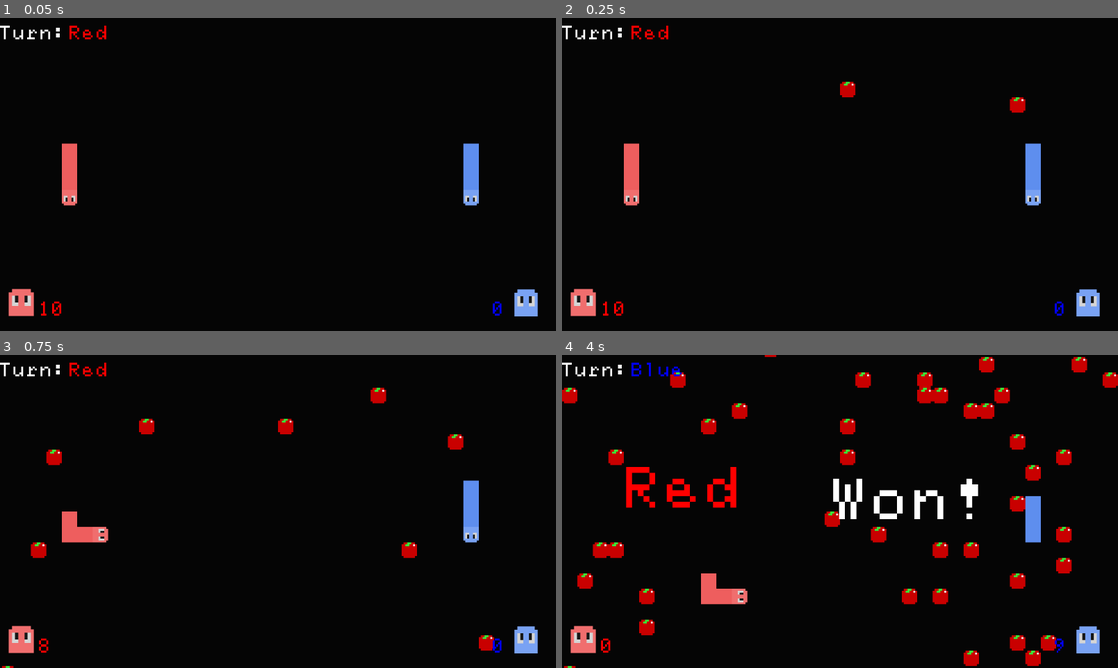
Above: before the commit, frames 1-4 (two rows, left to right).
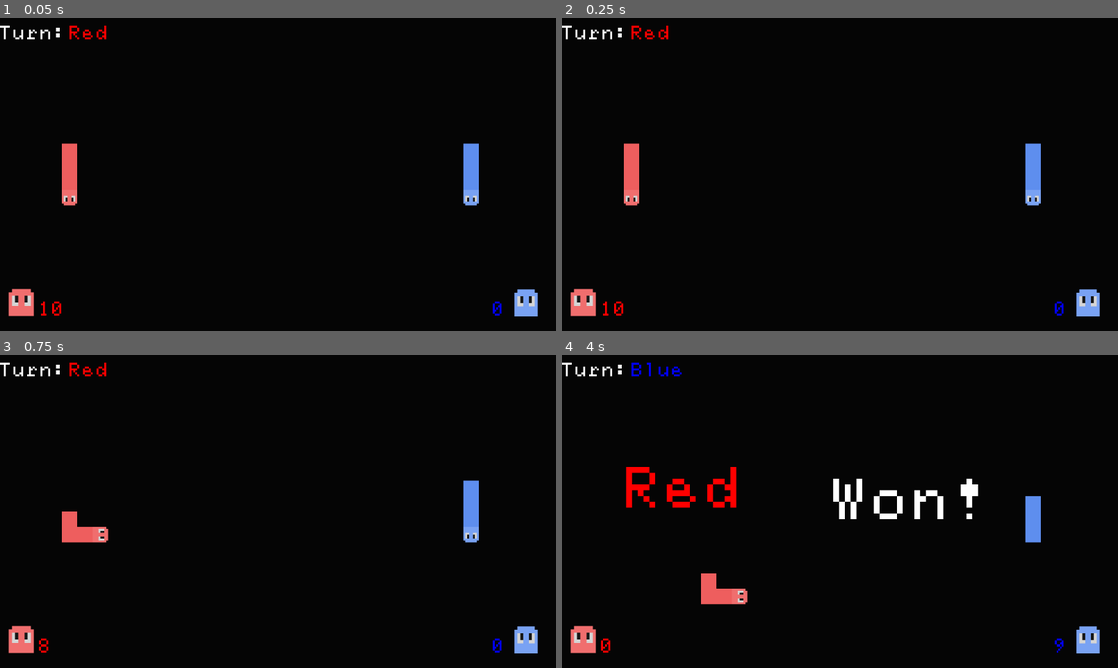
Above: after the commit, the same moments.

Repository: arrowira/MiniJam196Snake
Game: Godot game, scene res://scenes/main.tscn
The game is run twice, just before and just after one commit, with the same random seed, the same clock (stepped at 60 frames per second) and the same inputs.
Inputs:
- Up to frame 1 (0.05 s): no input
- Up to frame 2 (0.25 s): no input
- Up to frame 3 (0.75 s): hold Right (p1right) from 0.53 s (still down); tap S (p2down) at 0.6 s
- Up to frame 4 (4 s): release Right (p1right) at 1.28 s; hold Down (p1down) 1.28-2.03 s; tap one key every 0.75 s from 1.35 s: A (p2left) D (p2right) W (p2up) S (p2down); hold Right (p1right) 2.03-2.78 s; hold Up (p1up) 2.78-3.53 s; hold Left (p1left) from 3.53 s (still down)

Frame 1 is identical in both runs. In frame 2, 0.3% of the frame differs, in the area x 50-84%, y 20-31%; in frame 3, 1.1%; in frame 4, 5.2%, in the area x 0-100%, y 0-100%.

Commit message:
apple spawn fix

Diff:
--- a/minijam-196-proj/scripts/apple_spawner.gd
+++ b/minijam-196-proj/scripts/apple_spawner.gd
@@ -3,10 +3,6 @@
 var Apple = preload("res://scenes/Apple.tscn")
 @export var spawnSpeed = 1
 var t = 0
-func _physics_process(delta: float) -> void:
-	t+=1
-	if t%spawnSpeed ==0:
-		Spawn()
 
 func Spawn():
 	var A = Apple.instantiate()
--- a/minijam-196-proj/scripts/player1Movement.gd
+++ b/minijam-196-proj/scripts/player1Movement.gd
@@ -55,3 +55,4 @@
 		turnStarted=false
 		get_parent().get_parent().get_node("snakeB").get_node("head").running=true
 		get_parent().get_parent().whosTurn = 1
+		get_tree().current_scene.get_node("AppleSpawner").Spawn()
--- a/minijam-196-proj/scripts/player2Movement.gd
+++ b/minijam-196-proj/scripts/player2Movement.gd
@@ -53,3 +53,4 @@
 		turnStarted=false
 		get_parent().get_parent().get_node("snakeA").get_node("head").running=true
 		get_parent().get_parent().whosTurn = 2
+		get_tree().current_scene.get_node("AppleSpawner").Spawn()
